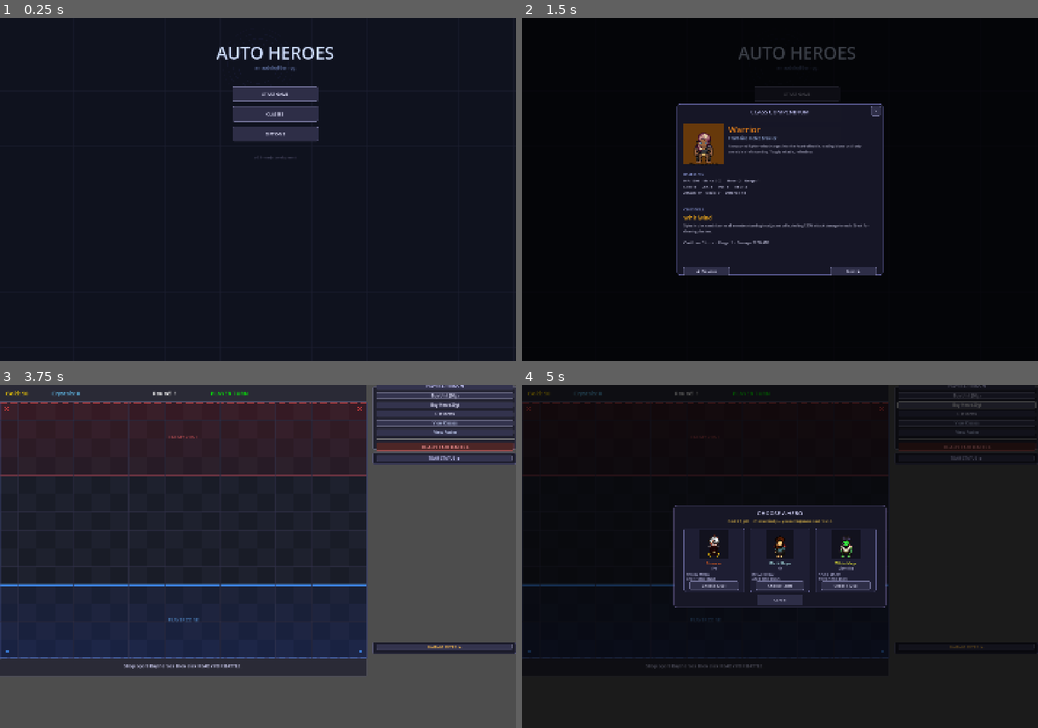
Above: before the commit, frames 1-4 (two rows, left to right).
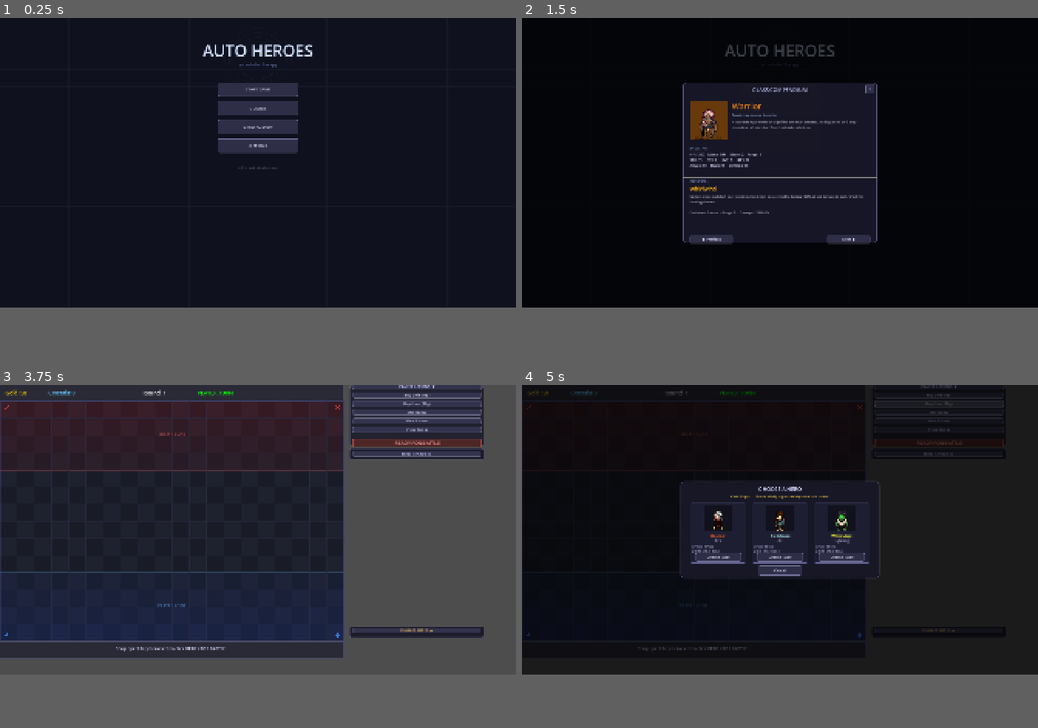
Above: after the commit, the same moments.

Repository: iceie2/autobattler-rpg
Game: Godot game, scene res://scenes/main_menu.tscn
Two runs of this game, one before a commit and one after it. Both use one fixed random seed, a clock stepped at 60 frames per second and the inputs below.
Inputs (mouse positions are in pixels of both pictures, inside the frame that each line leads up to):
- Up to frame 1 (0.25 s): no input
- Up to frame 2 (1.5 s): click "CLASSES" at 0.5 s; click "OPTIONS" at 1.25 s
- Up to frame 3 (3.75 s): click (258, 515) at 2 s, where only the run after the commit has a clickable "CRYSTAL SHOP"; click "✕" at 2.75 s; click "START GAME" at 3.5 s
- Up to frame 4 (5 s): click "Buy Hero (20g)" at 4.25 s
The window is 800x533 before the commit and 800x450 after it. Grey fills any space a smaller window leaves; there, only what the larger window draws over its background counts as a difference.

The runs differ from the first frame. In frame 1, 3.6% of the frame differs, in the area x 39-65%, y 7-45%; in frame 2, 11%; in frame 3, 16%, in the area x 0-100%, y 0-85%; in frame 4, 6.6%.

Commit message:
Add Crystal Shop with persistent progression system
Progression autoload (scripts/progression.gd):
- Saves/loads from user://progression.json across all runs
- Tracks crystal wallet and upgrade levels
- next_cost(key) uses exponential formula: floor(1.4^current_level)
  Lv0→1: 1c, Lv4→5: 3c, Lv9→10: 20c, Lv14→15: 110c, Lv19→20: 590c
  Total to max one upgrade: ~1800 crystals

First upgrade — Head Start (starting_gold):
- Each level: +5 starting gold (so Lv20 = +100 gold)
- Max level 20, exponential cost curve
- Easy to add more upgrades: just append to UPGRADES array

CrystalShop overlay (crystal_shop.gd):
- Shows wallet balance and one card per upgrade
- Progress bar (level/max), current effect, next-level cost
- Buy button greyed out if insufficient crystals or already maxed
- Accessible from main menu as 4th button: CRYSTAL SHOP

Main menu now has 4 buttons: Start Game / Classes / Crystal Shop / Options

Game flow:
- start_new_game: starting gold = 50 + Progression.starting_gold_bonus()
- On defeat: crystals earned this run saved to Progression before screen

Co-Authored-By: Claude Sonnet 4.6 <noreply@anthropic.com>

Diff:
--- a/project.godot
+++ b/project.godot
@@ -17,9 +17,13 @@
 
 [display]
 
-window/size/viewport_width=1800
-window/size/viewport_height=1200
+window/size/viewport_width=1920
+window/size/viewport_height=1080
 window/stretch/mode="canvas_items"
+
+[autoload]
+
+Progression="*res://scripts/progression.gd"
 
 [dotnet]
 
--- /dev/null
+++ b/scenes/crystal_shop.tscn
@@ -0,0 +1,6 @@
+[gd_scene load_steps=2 format=3 uid="uid://crystalshop_001"]
+
+[ext_resource type="Script" path="res://scripts/crystal_shop.gd" id="1_cs"]
+
+[node name="CrystalShop" type="CanvasLayer"]
+script = ExtResource("1_cs")
--- /dev/null
+++ b/scripts/crystal_shop.gd
@@ -0,0 +1,207 @@
+extends CanvasLayer
+class_name CrystalShop
+
+signal closed()
+
+var _wallet_lbl: Label
+var _cards: Array = []   # one Panel per upgrade
+
+func _ready() -> void:
+	_build_ui()
+
+func open() -> void:
+	_refresh()
+	visible = true
+
+func _build_ui() -> void:
+	var overlay := ColorRect.new()
+	overlay.set_anchors_and_offsets_preset(Control.PRESET_FULL_RECT)
+	overlay.color = Color(0, 0, 0, 0.72)
+	overlay.mouse_filter = Control.MOUSE_FILTER_STOP
+	overlay.gui_input.connect(_on_overlay_input)
+	add_child(overlay)
+
+	# Main panel — grows to fit all upgrade cards
+	var card_h    := 180.0
+	var padding   := 20.0
+	var panel_h   := 130.0 + len(Progression.UPGRADES) * (card_h + 12) + 60.0
+	var panel     := Panel.new()
+	panel.size    = Vector2(680, panel_h)
+	panel.add_theme_stylebox_override("panel",
+		_flat(Color(0.08, 0.09, 0.14, 0.98), Color(0.35, 0.55, 0.85), 2, 10))
+	overlay.add_child(panel)
+	_center(panel)
+
+	# Title
+	_lbl(panel, "✦  CRYSTAL SHOP  ✦", 22, Color(0.55, 0.8, 1.0),
+		Vector2(0, 16), Vector2(680, 36), true)
+	_lbl(panel, "Upgrades persist between runs.", 12, Color(0.5, 0.6, 0.75, 0.8),
+		Vector2(0, 52), Vector2(680, 22), true)
+
+	# Wallet row
+	_lbl(panel, "Your Crystals:", 14, Color(0.6, 0.75, 1.0),
+		Vector2(30, 82), Vector2(200, 26))
+	_wallet_lbl = _lbl(panel, "0", 22, Color(0.4, 0.85, 1.0),
+		Vector2(230, 78), Vector2(120, 30))
+
+	var sep := HSeparator.new()
+	sep.position = Vector2(0, 114); sep.size = Vector2(680, 4)
+	panel.add_child(sep)
+
+	# One card per upgrade
+	var cy := 126.0
+	for upgrade in Progression.UPGRADES:
+		var card := _build_card(panel, upgrade, cy)
+		_cards.append({"panel": card, "key": upgrade["key"]})
+		cy += card_h + 12
+
+	# Close
+	var close_btn := _btn("✕  Close", Rect2(240, cy + 4, 200, 40))
+	close_btn.pressed.connect(_close)
+	panel.add_child(close_btn)
+
+	visible = false
+
+func _build_card(parent: Node, upgrade: Dictionary, y: float) -> Panel:
+	var card := Panel.new()
+	card.position = Vector2(20, y)
+	card.size     = Vector2(640, 178)
+	card.add_theme_stylebox_override("panel",
+		_flat(Color(0.1, 0.12, 0.2, 1.0), Color(0.3, 0.45, 0.7), 1, 6))
+	parent.add_child(card)
+
+	# Upgrade name
+	var name_lbl := _lbl(card, upgrade["name"], 18, Color(0.9, 0.9, 1.0),
+		Vector2(14, 12), Vector2(400, 28))
+	name_lbl.name = "NameLbl"
+
+	# Max level badge
+	var max_lbl := _lbl(card, "MAX LV %d" % upgrade["max_level"],
+		11, Color(0.5, 0.55, 0.65), Vector2(490, 16), Vector2(140, 20), true)
+
+	# Level bar
+	var bar_bg := ColorRect.new()
+	bar_bg.position = Vector2(14, 46)
+	bar_bg.size     = Vector2(612, 12)
+	bar_bg.color    = Color(0.12, 0.15, 0.25)
+	card.add_child(bar_bg)
+
+	var bar_fill := ColorRect.new()
+	bar_fill.position = Vector2(14, 46)
+	bar_fill.size     = Vector2(0, 12)   # updated in _refresh_card
+	bar_fill.color    = Color(0.35, 0.7, 1.0)
+	bar_fill.name     = "BarFill"
+	card.add_child(bar_fill)
+
+	# Level text
+	var level_lbl := _lbl(card, "Level 0 / %d" % upgrade["max_level"],
+		12, Color(0.65, 0.72, 0.88), Vector2(14, 62), Vector2(300, 20))
+	level_lbl.name = "LevelLbl"
+
+	# Description
+	_lbl(card, upgrade["desc"], 13, Color(0.7, 0.75, 0.85),
+		Vector2(14, 86), Vector2(612, 22))
+
+	# Current effect
+	var effect_lbl := _lbl(card, "", 13, Color(0.4, 0.85, 1.0),
+		Vector2(14, 110), Vector2(440, 22))
+	effect_lbl.name = "EffectLbl"
+
+	# Cost label
+	var cost_lbl := _lbl(card, "", 13, Color(0.9, 0.85, 0.3),
+		Vector2(14, 134), Vector2(440, 22))
+	cost_lbl.name = "CostLbl"
+
+	# Buy button
+	var buy_btn := _btn("Upgrade", Rect2(480, 108, 148, 58))
+	buy_btn.name = "BuyBtn"
+	buy_btn.pressed.connect(_on_buy.bind(upgrade["key"]))
+	card.add_child(buy_btn)
+
+	return card
+
+func _refresh() -> void:
+	_wallet_lbl.text = "%d" % Progression.crystals
+	for entry in _cards:
+		_refresh_card(entry["panel"], entry["key"])
+
+func _refresh_card(card: Panel, key: String) -> void:
+	var upgrade := Progression._find(key)
+	if upgrade.is_empty():
+		return
+
+	var lvl     := Progression.get_level(key)
+	var max_lvl := int(upgrade["max_level"])
+	var cost    := Progression.next_cost(key)
+	var bonus   := Progression.get_bonus(key)
+	var bar_w   := 612.0 * (float(lvl) / max_lvl)
+
+	(card.get_node("BarFill") as ColorRect).size.x = bar_w
+	(card.get_node("LevelLbl") as Label).text = "Level %d / %d" % [lvl, max_lvl]
+
+	var eff_fmt: String = upgrade.get("effect", "%d")
+	(card.get_node("EffectLbl") as Label).text = "Current: " + (eff_fmt % bonus)
+
+	var cost_lbl := card.get_node("CostLbl") as Label
+	var buy_btn  := card.get_node("BuyBtn")  as Button
+	if cost < 0:
+		cost_lbl.text    = "MAXED OUT"
+		cost_lbl.add_theme_color_override("font_color", Color(0.4, 0.85, 0.4))
+		buy_btn.disabled = true
+		buy_btn.text     = "Maxed"
+	else:
+		cost_lbl.text    = "Next level: %d ✦" % cost
+		cost_lbl.add_theme_color_override("font_color", Color(0.9, 0.85, 0.3))
+		buy_btn.disabled = not Progression.can_afford(key)
+		buy_btn.text     = "Upgrade"
+
+func _on_buy(key: String) -> void:
+	if Progression.buy(key):
+		_refresh()
+
+func _close() -> void:
+	visible = false
+	closed.emit()
+
+func _on_overlay_input(event: InputEvent) -> void:
+	if event is InputEventMouseButton and event.pressed and event.button_index == MOUSE_BUTTON_LEFT:
+		_close()
+
+func _input(event: InputEvent) -> void:
+	if visible and event.is_action_pressed("ui_cancel"):
+		_close()
+
+func _center(control: Control) -> void:
+	var vp := get_viewport().get_visible_rect().size if get_viewport() else Vector2(1920, 1080)
+	control.position = (vp - control.size) / 2.0
+
+func _lbl(parent: Node, text: String, sz: int, col: Color,
+		pos: Vector2, size: Vector2, center: bool = false) -> Label:
+	var l := Label.new()
+	l.text = text; l.position = pos; l.size = size
+	l.add_theme_font_size_override("font_size", sz)
+	l.add_theme_color_override("font_color", col)
+	if center: l.horizontal_alignment = HORIZONTAL_ALIGNMENT_CENTER
+	parent.add_child(l)
+	return l
+
+func _btn(text: String, rect: Rect2) -> Button:
+	var b := Button.new()
+	b.text = text; b.position = rect.position; b.size = rect.size
+	b.add_theme_font_size_override("font_size", 14)
+	b.add_theme_color_override("font_color", Color(0.9, 0.9, 1.0))
+	b.add_theme_stylebox_override("normal",  _flat(Color(0.15, 0.2,  0.35), Color(0.35, 0.55, 0.85), 1, 5))
+	b.add_theme_stylebox_override("hover",   _flat(Color(0.2,  0.28, 0.48), Color(0.5,  0.72, 1.0),  1, 5))
+	b.add_theme_stylebox_override("pressed", _flat(Color(0.1,  0.14, 0.25), Color(0.25, 0.4,  0.65), 1, 5))
+	b.add_theme_stylebox_override("disabled",_flat(Color(0.1,  0.12, 0.2),  Color(0.25, 0.3,  0.45), 1, 5))
+	return b
+
+func _flat(bg: Color, border: Color = Color.TRANSPARENT,
+		bw: int = 0, radius: int = 0) -> StyleBoxFlat:
+	var s := StyleBoxFlat.new()
+	s.bg_color = bg; s.border_color = border
+	s.border_width_left = bw; s.border_width_right = bw
+	s.border_width_top = bw;  s.border_width_bottom = bw
+	s.corner_radius_top_left = radius; s.corner_radius_top_right = radius
+	s.corner_radius_bottom_left = radius; s.corner_radius_bottom_right = radius
+	return s
--- a/scripts/main_game.gd
+++ b/scripts/main_game.gd
@@ -237,7 +237,7 @@
 
 
 func start_new_game() -> void:
-	game_state.gold = 50
+	game_state.gold = 50 + Progression.starting_gold_bonus()
 	game_state.crystals = 0
 	_run_kills = 0
 	game_state.start_battle_round()
@@ -317,14 +317,16 @@
 		clear_enemy_units()
 		reset_player_positions()
 	else:
-		# Calculate total damage dealt by all player units this run
+		# Save crystals earned this run to the persistent wallet
+		Progression.add_crystals(game_state.crystals)
+
 		var total_dmg := 0
 		for pu in player_units:
 			if pu and is_instance_valid(pu):
 				total_dmg += pu.damage_dealt
 
 		_game_over_screen.show_defeat(
-			game_state.crystals,
+			game_state.crystals,       # earned this run
 			game_state.battle_round,
 			total_dmg,
 			_run_kills
--- a/scripts/main_menu.gd
+++ b/scripts/main_menu.gd
@@ -8,6 +8,7 @@
 
 var _options_panel: Control
 var _class_browser: ClassBrowser
+var _crystal_shop: CrystalShop
 
 func _ready() -> void:
 	_apply_window_mode(WinMode.WINDOWED)
@@ -16,10 +17,13 @@
 	_build_main(canvas)
 	_build_options(canvas)
 
-	# Instantiate the shared ClassBrowser overlay
 	var cb_scene := load("res://scenes/class_browser.tscn") as PackedScene
 	_class_browser = cb_scene.instantiate() as ClassBrowser
 	add_child(_class_browser)
+
+	var cs_scene := load("res://scenes/crystal_shop.tscn") as PackedScene
+	_crystal_shop = cs_scene.instantiate() as CrystalShop
+	add_child(_crystal_shop)
 
 func _draw() -> void:
 	var sz := get_viewport_rect().size
@@ -46,9 +50,10 @@
 		Vector2(cx - 200, 162), Vector2(400, 30), true)
 
 	var btns := [
-		["START GAME", _on_start],
-		["CLASSES",    _on_classes],
-		["OPTIONS",    _on_options],
+		["START GAME",    _on_start],
+		["CLASSES",       _on_classes],
+		["CRYSTAL SHOP",  _on_crystal_shop],
+		["OPTIONS",       _on_options],
 	]
 	var by := 240.0
 	for b in btns:
@@ -97,6 +102,10 @@
 func _on_classes() -> void:
 	_options_panel.visible = false
 	_class_browser.open(0)
+
+func _on_crystal_shop() -> void:
+	_options_panel.visible = false
+	_crystal_shop.open()
 
 func _on_options() -> void:
 	_options_panel.visible = not _options_panel.visible
--- /dev/null
+++ b/scripts/progression.gd
@@ -0,0 +1,99 @@
+extends Node
+# Autoload singleton — persists crystal wallet and upgrade levels across runs.
+
+const SAVE_PATH := "user://progression.json"
+
+var crystals: int = 0
+
+# upgrade_levels maps upgrade key → current level (0 = not bought)
+var upgrade_levels: Dictionary = {}
+
+# ── Upgrade catalogue ─────────────────────────────────────────────────────────
+# Each entry: { key, name, desc, max_level, effect_per_level }
+# effect_per_level is used by the game to query the bonus value.
+const UPGRADES: Array = [
+	{
+		"key":              "starting_gold",
+		"name":             "Head Start",
+		"desc":             "+5 gold at the start of every run per level.",
+		"effect":           "Starting Gold +%d",
+		"max_level":        20,
+		"effect_per_level": 5,
+	},
+]
+
+func _ready() -> void:
+	load_data()
+
+# ── Public API ────────────────────────────────────────────────────────────────
+
+func get_level(key: String) -> int:
+	return upgrade_levels.get(key, 0)
+
+# Cost to purchase the next level of an upgrade (returns -1 if already maxed)
+func next_cost(key: String) -> int:
+	var lvl := get_level(key)
+	var upgrade := _find(key)
+	if upgrade.is_empty() or lvl >= upgrade["max_level"]:
+		return -1
+	# Exponential: cost = max(1, floor(1.4 ^ current_level))
+	# Lv0→1: 1c, Lv4→5: 3c, Lv9→10: 20c, Lv14→15: 110c, Lv19→20: 590c
+	return max(1, int(floor(pow(1.4, lvl))))
+
+func can_afford(key: String) -> bool:
+	var cost := next_cost(key)
+	return cost > 0 and crystals >= cost
+
+func buy(key: String) -> bool:
+	if not can_afford(key):
+		return false
+	crystals -= next_cost(key)
+	upgrade_levels[key] = get_level(key) + 1
+	save_data()
+	return true
+
+func add_crystals(amount: int) -> void:
+	if amount <= 0:
+		return
+	crystals += amount
+	save_data()
+
+# Returns the total bonus value for an upgrade (level × per_level)
+func get_bonus(key: String) -> int:
+	var upgrade := _find(key)
+	if upgrade.is_empty():
+		return 0
+	return get_level(key) * int(upgrade["effect_per_level"])
+
+# Convenience helpers used by main_game.gd
+func starting_gold_bonus() -> int:
+	return get_bonus("starting_gold")
+
+# ── Persistence ───────────────────────────────────────────────────────────────
+
+func save_data() -> void:
+	var file := FileAccess.open(SAVE_PATH, FileAccess.WRITE)
+	if not file:
+		return
+	file.store_string(JSON.stringify({
+		"crystals":        crystals,
+		"upgrade_levels":  upgrade_levels,
+	}))
+
+func load_data() -> void:
+	if not FileAccess.file_exists(SAVE_PATH):
+		return
+	var file := FileAccess.open(SAVE_PATH, FileAccess.READ)
+	if not file:
+		return
+	var parsed = JSON.parse_string(file.get_as_text())
+	if not parsed is Dictionary:
+		return
+	crystals        = int(parsed.get("crystals", 0))
+	upgrade_levels  = parsed.get("upgrade_levels", {})
+
+func _find(key: String) -> Dictionary:
+	for u in UPGRADES:
+		if u["key"] == key:
+			return u
+	return {}
